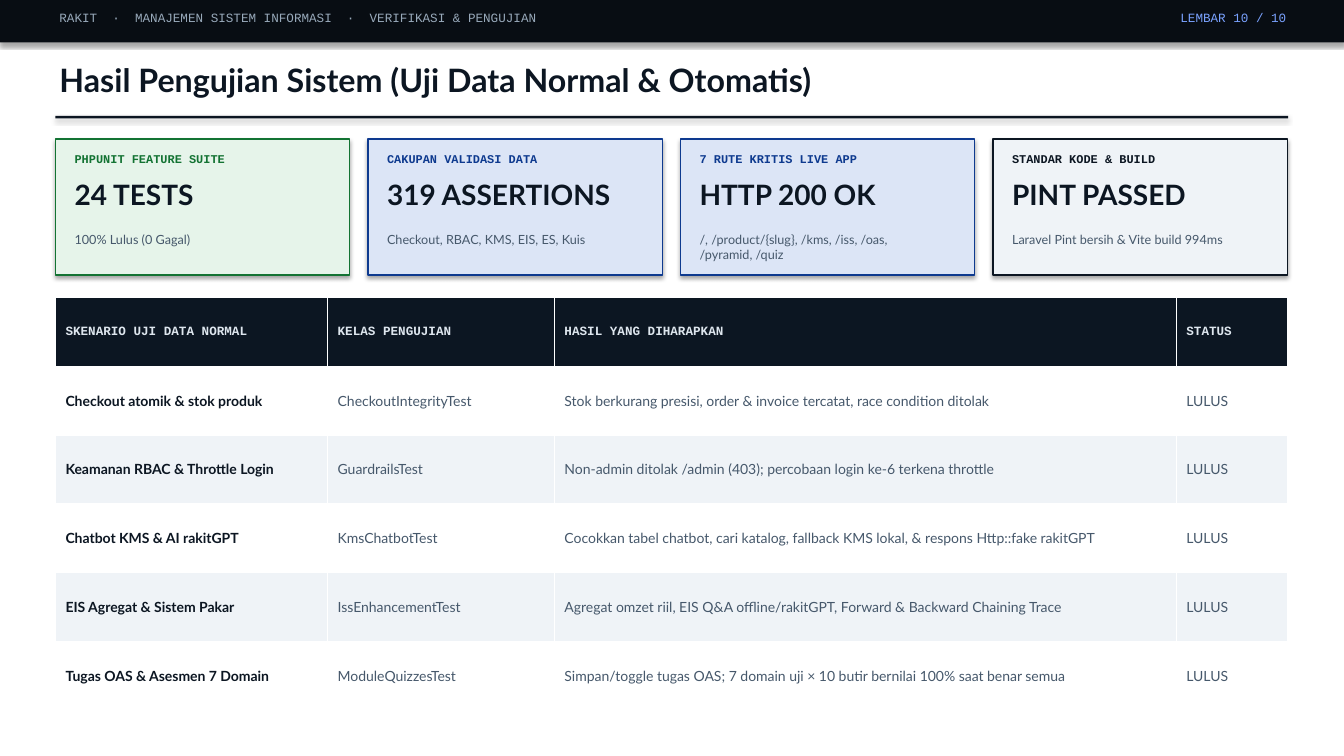
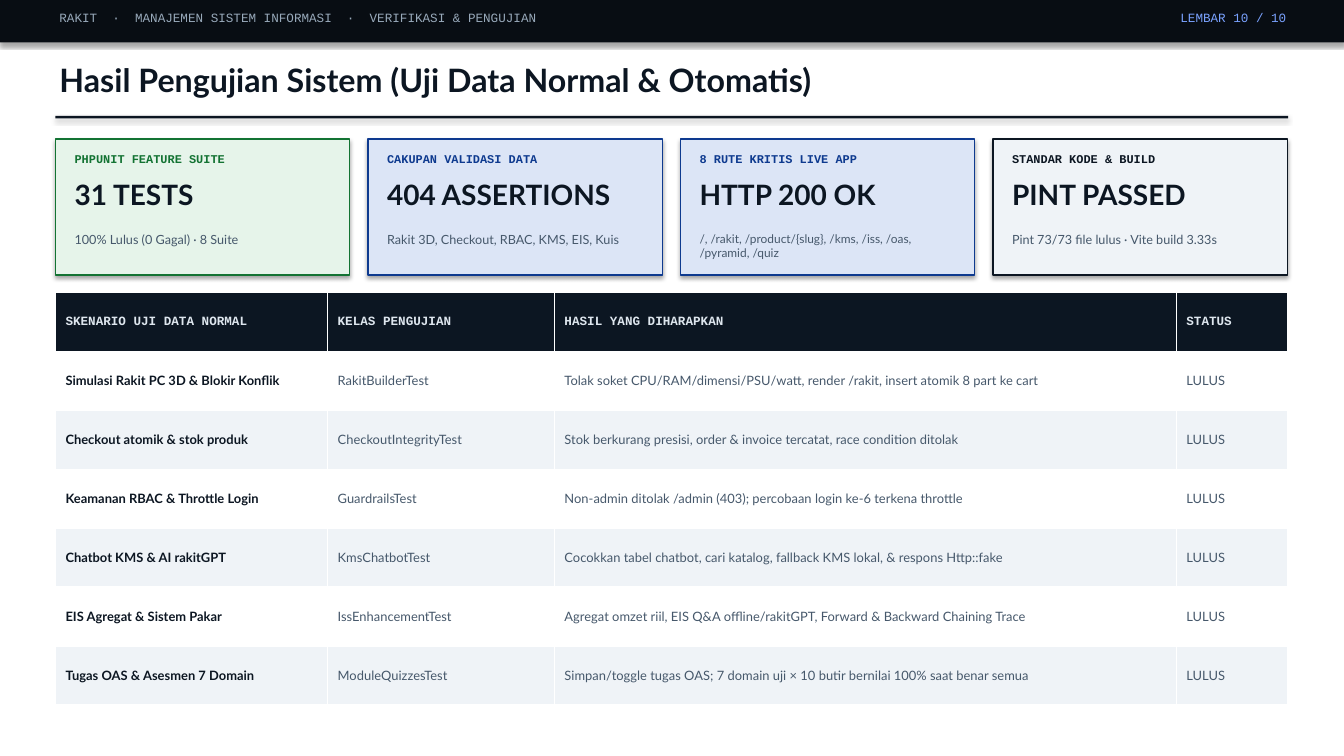
Before and after one commit to RaffaelVeneh/rakit, a slide deck: slide 10 of Presentasi_Proyek_MSI_RAKIT.pptx. Drawn at 1344x756 pixels with LibreOffice and Linux fonts; fonts in the diff are those of the drawing. Boxes give left, top, right and bottom in pixels: in the first picture for what was removed or moved away, otherwise in the second. Text is boxed around its words. In the diff, an @@ line names an element or a change of style, - is before the commit and + after.

```diff
--- a/Presentasi_Proyek_MSI_RAKIT.pptx
+++ b/Presentasi_Proyek_MSI_RAKIT.pptx
@@ text at bbox=[700, 155, 857, 163]: text changed @@
-7 RUTE KRITIS LIVE APP
+8 RUTE KRITIS LIVE APP
@@ text at bbox=[75, 184, 193, 206]: text changed @@
-24 TESTS
+31 TESTS
@@ text at bbox=[387, 184, 611, 206]: text changed @@
-319 ASSERTIONS
+404 ASSERTIONS
@@ text at bbox=[75, 234, 238, 247]: text changed @@
-100% Lulus (0 Gagal)
+100% Lulus (0 Gagal) · 8 Suite
@@ text at bbox=[387, 234, 619, 246]: text changed @@
-Checkout, RBAC, KMS, EIS, ES, Kuis
+Rakit 3D, Checkout, RBAC, KMS, EIS, Kuis
@@ text at bbox=[700, 234, 911, 259]: text changed; size 9 to 8.5 pt @@
-/, /product/{slug}, /kms, /iss, /oas, /pyramid, /quiz
+/, /rakit, /product/{slug}, /kms, /iss, /oas, /pyramid, /quiz
@@ text at bbox=[1012, 234, 1217, 245]: text changed @@
-Laravel Pint bersih & Vite build 994ms
+Pint 73/73 file lulus · Vite build 3.33s
@@ table at bbox=[55, 292, 1288, 705] @@
+row 2: Simulasi Rakit PC 3D & Blokir Konflik | RakitBuilderTest | Tolak soket CPU/RAM/dimensi/PSU/watt, render /rakit, insert atomik 8 part ke cart | LULUS
-row 5, column 3: Cocokkan tabel chatbot, cari katalog, fallback KMS lokal, & respons Http::fake rakitGPT
+row 5, column 3: Cocokkan tabel chatbot, cari katalog, fallback KMS lokal, & respons Http::fake
@@ table: place and size @@
-table at bbox=[55, 297, 1288, 711]
+table at bbox=[55, 292, 1288, 705]
```
Also in this commit, not shown: 9 other slides changed, 8 other files.
